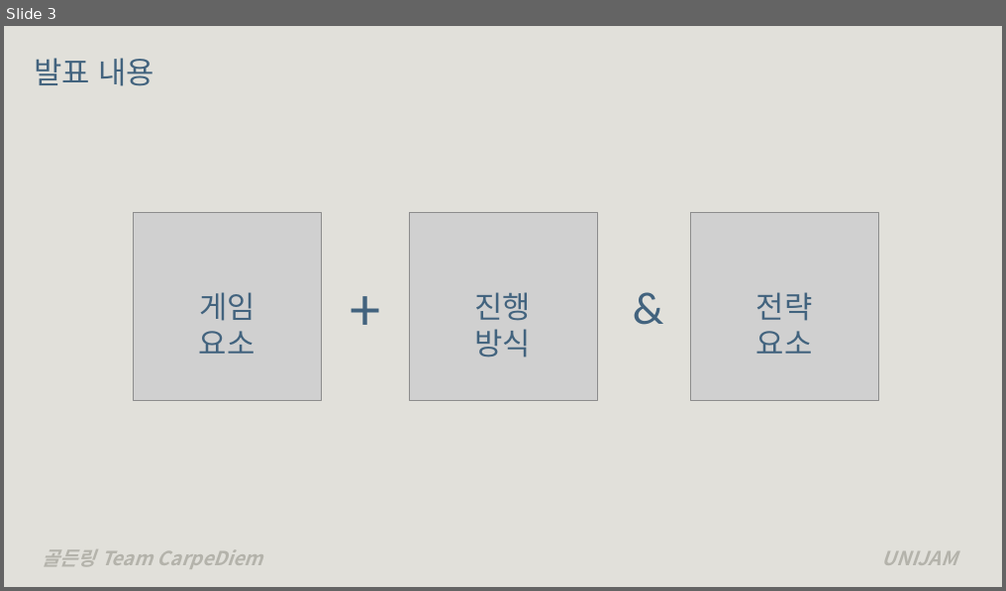
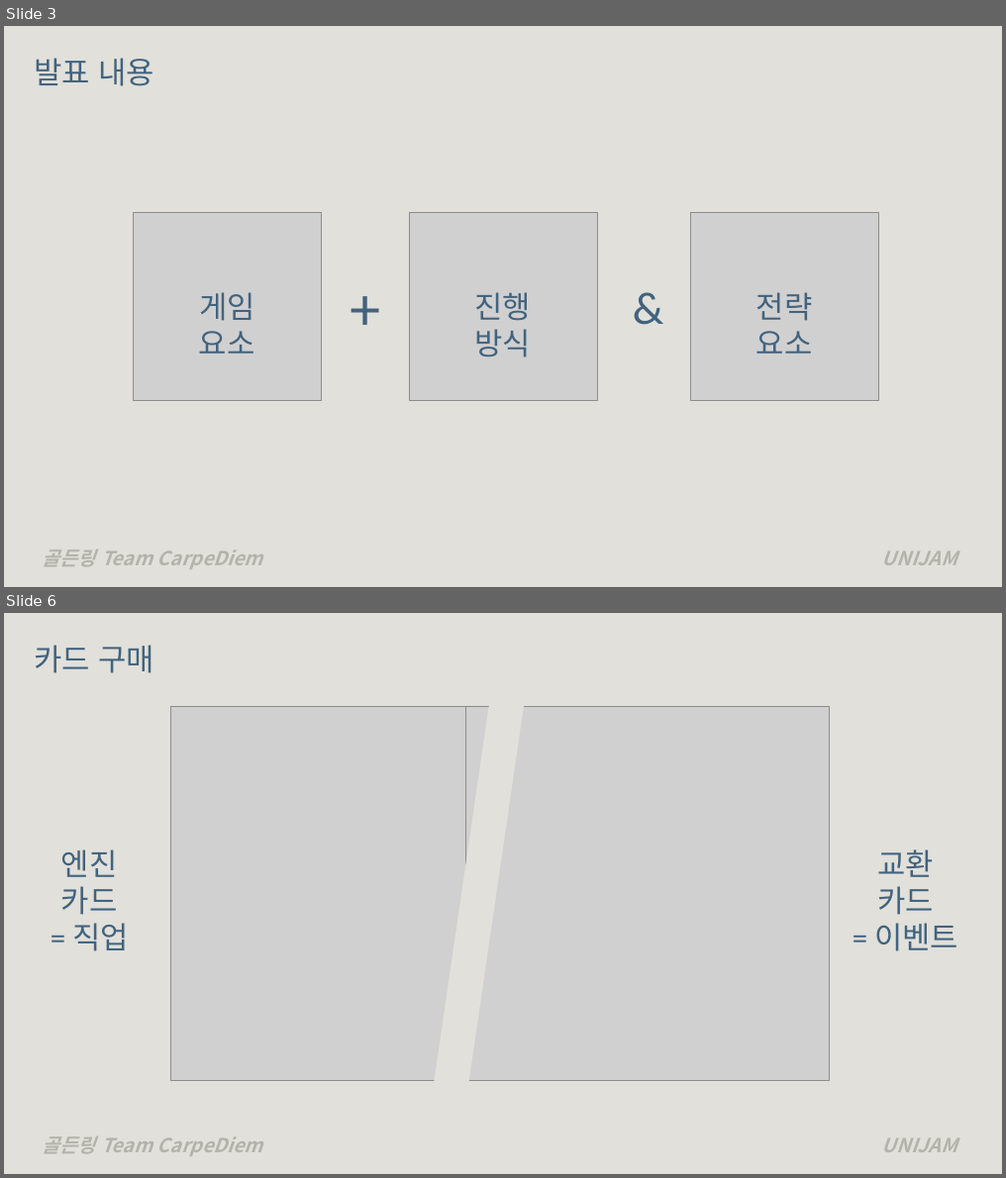
Before and after one commit to mashumairesh/CarpeDiem, a slide deck: CarpeDiem.pptx. Shown one above the other, each under a label of ours: slide 3 before the commit, slides 3 and 6 after it; the slides between them are not shown. The pictures are 1006x591 and 1006x1178 pixels, drawn with LibreOffice and Linux fonts; fonts in the diff are those of the drawing; grey boxes stand for pictures. Boxes give left, top, right and bottom in pixels: in the first picture for what was removed or moved away, otherwise in the second. Text is boxed around its words. In the diff, an @@ line names an element or a change of style, - is before the commit and + after.

```diff
--- a/CarpeDiem.pptx
+++ b/CarpeDiem.pptx
@@ slide 6 added at <box>4,613,1002,1174</box>, background #E1E0DA; not listed: 2 template elements that a slide beside it also shows @@
@@ title added at <box>34,645,155,673</box>, 44 pt, text #42637E @@
+카드 구매
@@ rectangle added at <box>474,647,897,1154</box>, fill #E1E0DA @@
@@ parallelogram added at <box>428,677,528,1122</box>, fill #E1E0DA @@
@@ parallelogram added at <box>441,686,541,1131</box>, fill #E1E0DA @@
@@ picture added at <box>170,706,836,1080</box> @@
@@ picture added at <box>465,706,829,1080</box> @@
@@ text added at <box>61,850,129,952</box>, 44 pt, text #42637E @@
+엔진 카드
+= 직업
@@ text added at <box>874,850,958,952</box>, 44 pt, text #42637E @@
+교환 카드
+= 이벤트
```
Also in this commit, not shown: 1 slide changed, 4 other slides added, 1 other file.
